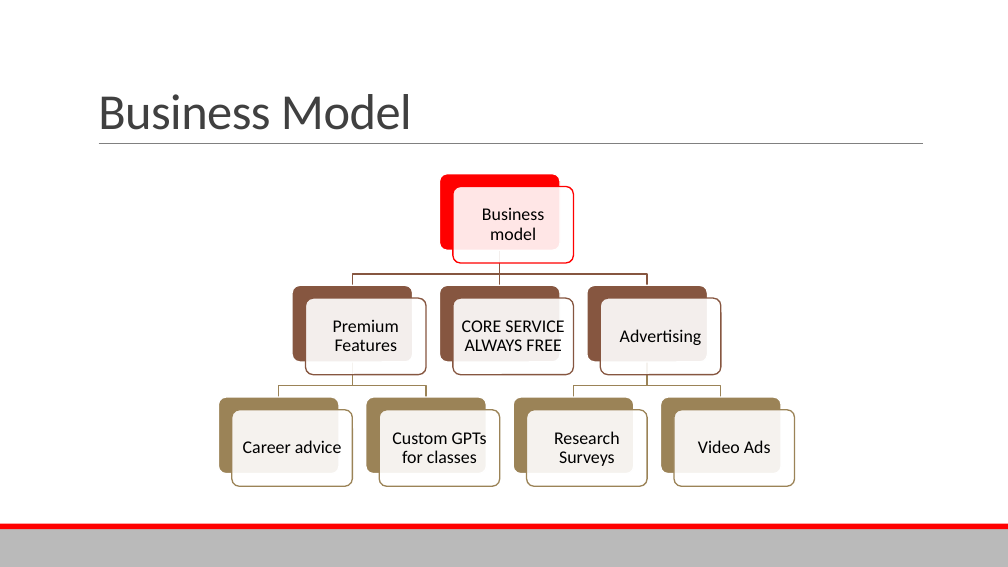
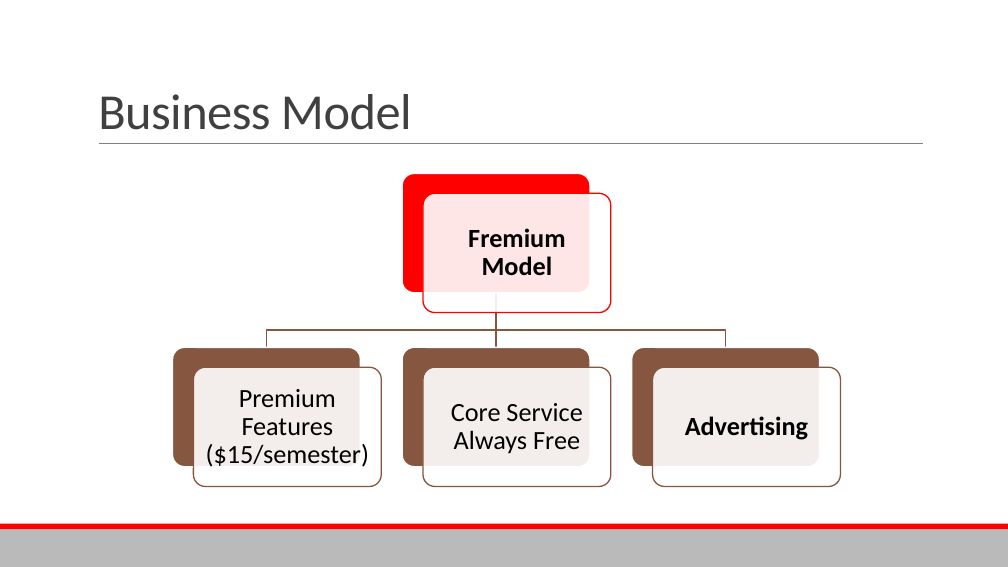
Before and after one commit to Aaryush1/Univise, a slide deck: slide 5 of Pitch_Deck.pptx (slide 7 before the commit). Drawn at 1008x567 pixels with LibreOffice and Linux fonts; fonts in the diff are those of the drawing. Boxes give left, top, right and bottom in pixels: in the first picture for what was removed or moved away, otherwise in the second. Text is boxed around its words. In the diff, an @@ line names an element or a change of style, - is before the commit and + after.

Commit message:
Updated Pitch Deck

```diff
--- a/Pitch_Deck.pptx
+++ b/Pitch_Deck.pptx
@@ rounded rectangle: place and size @@
-rounded rectangle at bbox=[439, 174, 560, 250]
+rounded rectangle at bbox=[402, 174, 590, 293]
@@ rounded rectangle: place and size @@
-rounded rectangle at bbox=[453, 187, 574, 263]
+rounded rectangle at bbox=[423, 194, 611, 313]
@@ text at bbox=[468, 228, 565, 276]: text changed; size 17 to 25 pt; bold on @@
-Business model
+Fremium Model
@@ freeform shape: place and size @@
-freeform shape at bbox=[352, 250, 500, 285]
+freeform shape at bbox=[266, 293, 496, 347]
@@ freeform shape: place and size @@
-freeform shape at bbox=[496, 250, 504, 285]
+freeform shape at bbox=[492, 293, 500, 347]
@@ freeform shape: place and size @@
-freeform shape at bbox=[500, 250, 647, 285]
+freeform shape at bbox=[496, 293, 726, 347]
@@ rounded rectangle added at bbox=[172, 348, 360, 467], fill #865640, outline #FFFFFF 1.25 pt @@
@@ rounded rectangle: place and size @@
-rounded rectangle at bbox=[439, 285, 560, 361]
+rounded rectangle at bbox=[402, 348, 590, 467]
@@ rounded rectangle: place and size @@
-rounded rectangle at bbox=[675, 410, 796, 486]
+rounded rectangle at bbox=[632, 348, 820, 467]
@@ rounded rectangle at bbox=[632, 348, 820, 467]: fill #FFFFFF at 90% opacity to #865640; outline #9B8357 1.25 pt to #FFFFFF 1.25 pt @@
@@ rounded rectangle: place and size @@
-rounded rectangle at bbox=[219, 397, 340, 473]
+rounded rectangle at bbox=[194, 368, 381, 487]
@@ rounded rectangle at bbox=[194, 368, 381, 487]: fill #9B8357 to #FFFFFF at 90% opacity; outline #FFFFFF 1.25 pt to #865640 1.25 pt @@
@@ text at bbox=[206, 389, 369, 467]: text changed; size 17 to 25 pt @@
-Premium Features
+Premium Features ($15/semester)
@@ rounded rectangle: place and size @@
-rounded rectangle at bbox=[453, 298, 574, 374]
+rounded rectangle at bbox=[423, 368, 611, 487]
@@ rounded rectangle at bbox=[653, 368, 840, 487]: fill #9B8357 to #FFFFFF at 90% opacity; outline #FFFFFF 1.25 pt to #865640 1.25 pt @@
@@ rounded rectangle: place and size @@
-rounded rectangle at bbox=[661, 397, 782, 473]
+rounded rectangle at bbox=[653, 368, 840, 487]
@@ text "Advertising": place and size @@
-text "Advertising" at bbox=[620, 329, 702, 345]
+text "Advertising" at bbox=[685, 416, 808, 440]
@@ text "Advertising" at bbox=[685, 416, 808, 440]: size 17 to 25 pt, bold on; more space between paragraphs @@
@@ text at bbox=[451, 403, 582, 454]: text changed; size 17 to 25 pt @@
-CORE SERVICE ALWAYS FREE
+Core Service Always Free
@@ group removed at bbox=[232, 285, 771, 486]: 9 rounded rectangles, 4 freeform shapes, 4 texts @@
-Career advice
-Custom GPTs for classes
-Research Surveys
-Video Ads
```
Also in this commit, not shown: 2 other slides changed, 1 slide removed.
